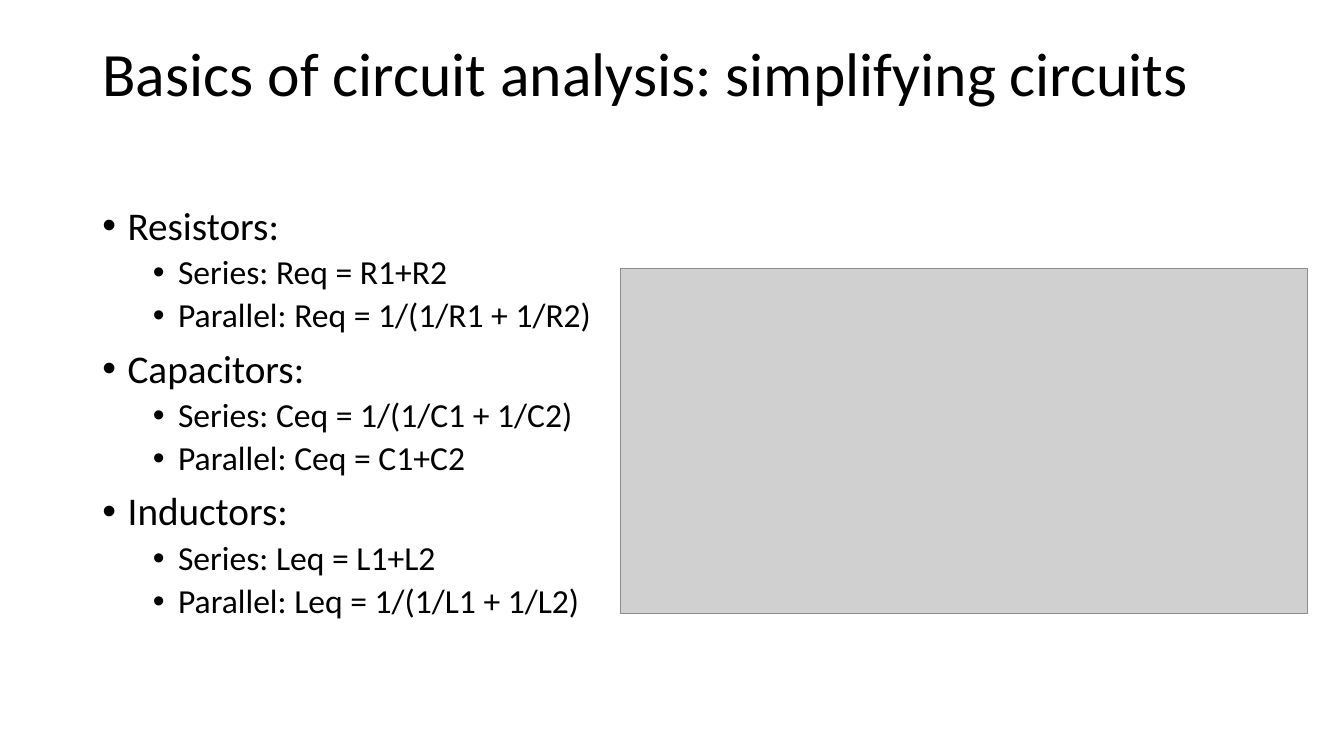
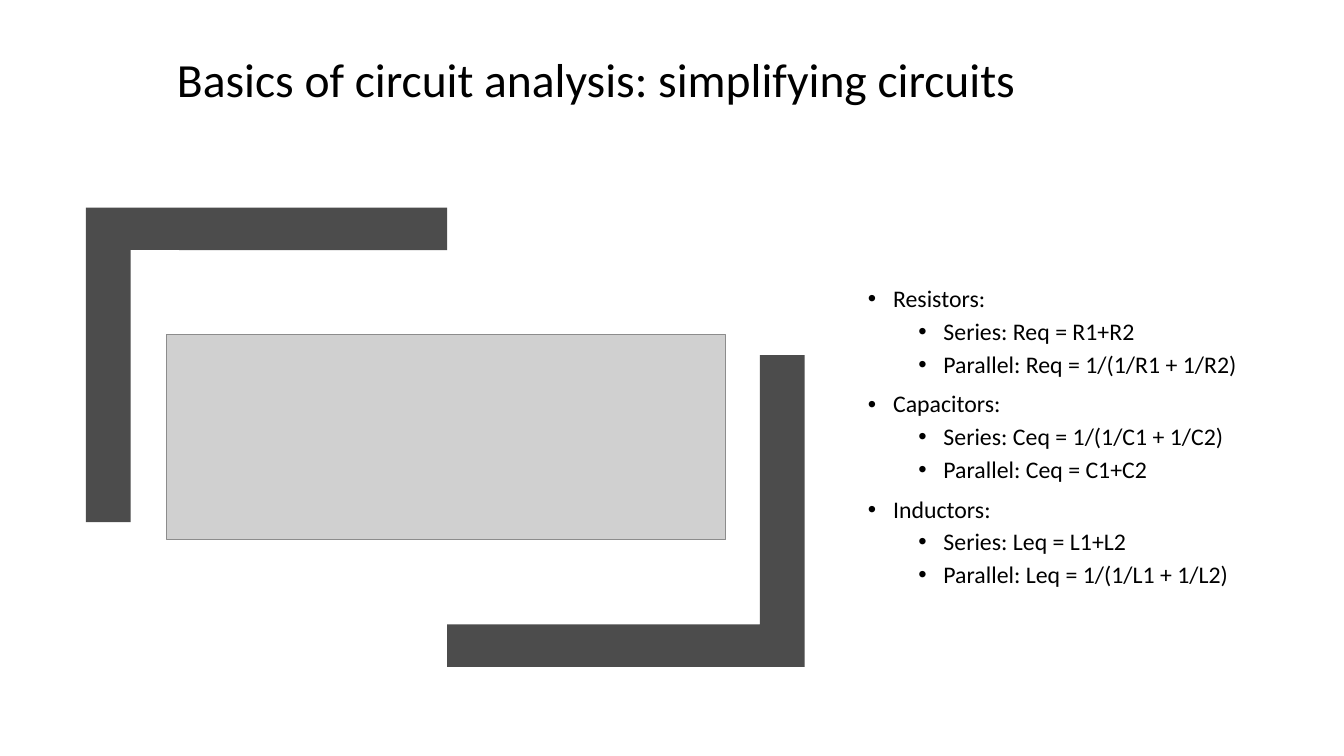
Before and after one commit to Runtime-Learner/McGill-BattleBots-Club, a slide deck: slide 7 of ECSE/Workshop-1/workshop1.pptx. Drawn at 1344x756 pixels with LibreOffice and Linux fonts; fonts in the diff are those of the drawing; grey boxes stand for pictures. Boxes give left, top, right and bottom in pixels: in the first picture for what was removed or moved away, otherwise in the second. Text is boxed around its words. In the diff, an @@ line names an element or a change of style, - is before the commit and + after.

```diff
--- a/ECSE/Workshop-1/workshop1.pptx
+++ b/ECSE/Workshop-1/workshop1.pptx
@@ title "Basics of circuit analysis: simplifying ...": place and size @@
-title "Basics of circuit analysis: simplifying ..." at (102, 53, 1188, 107)
+title "Basics of circuit analysis: simplifying ..." at (177, 64, 1015, 105)
@@ title "Basics of circuit analysis: simplifying ..." at (177, 64, 1015, 105): size 44 to 34 pt; vertical alignment middle to bottom @@
@@ freeform shape added at (86, 208, 447, 522), fill #4C4C4C @@
@@ text "Resistors:": place and size @@
-text "Resistors:" at (128, 213, 591, 619)
+text "Resistors:" at (893, 290, 1237, 587)
@@ text "Resistors:" at (893, 290, 1237, 587): size 28 to 17 pt in "Resistors:", "Capacitors:", "Inductors:"; size 24 to 17 pt in "Series: Req = R1+R2", "Parallel: Req = 1/(1/R1 + 1/R2)", "Series: Ceq = 1/(1/C1 + 1/C2)", "Parallel: Ceq = C1+C2" and 2 more places; vertical alignment top to middle @@
@@ picture: place and size @@
-picture at (620, 269, 1308, 614)
+picture at (167, 335, 726, 540)
@@ freeform shape added at (448, 355, 806, 666), fill #4C4C4C @@
```
Also in this commit, not shown: 10 other slides changed, 1 slide added, 4 other files.
